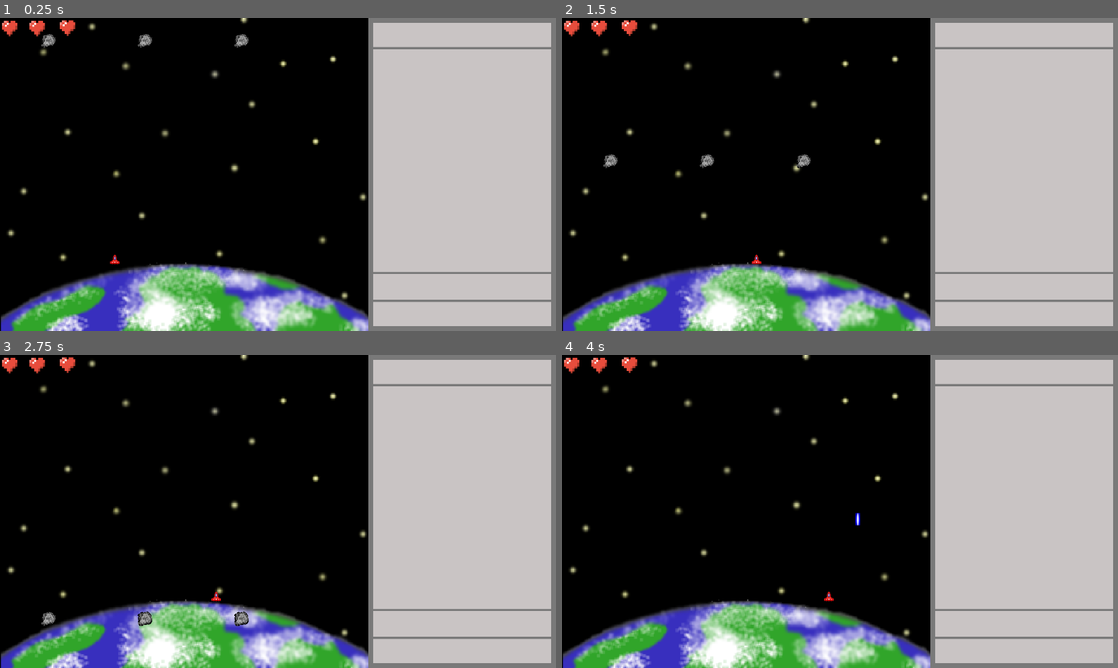
Above: before the commit, frames 1-4 (two rows, left to right).
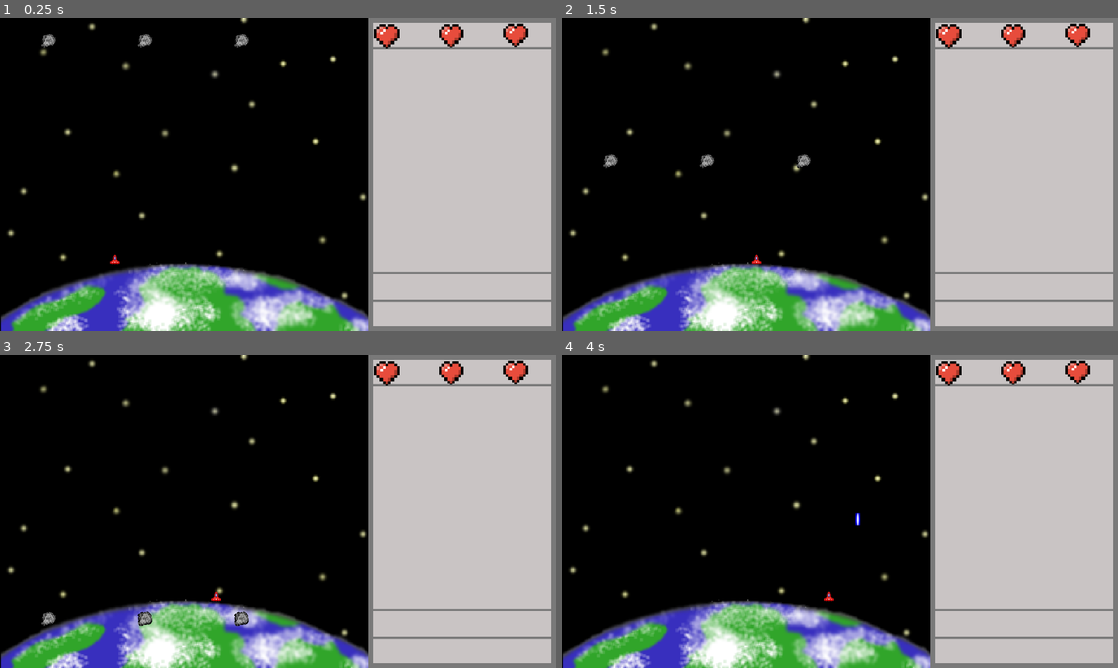
Above: after the commit, the same moments.

Repository: Pchristy03/EAP-Redox
Game: Godot game, scene res://main.tscn
Same seed, same stepped clock (60 frames per second), same inputs: the game is played once before the commit and once after it.
Inputs:
- Up to frame 1 (0.25 s): no input
- Up to frame 2 (1.5 s): tap Enter (ui_accept) at 0.5, 0.77 s; hold Right (ui_right) 0.53-1.28 s; hold Left (ui_left) from 1.28 s (still down)
- Up to frame 3 (2.75 s): tap Enter (ui_accept) at 1.52 s; release Left (ui_left) at 2.03 s; hold Right (ui_right) from 2.03 s (still down)
- Up to frame 4 (4 s): tap Enter (ui_accept) at 3.02, 3.77 s; release Right (ui_right) at 3.53 s; hold Left (ui_left) from 3.53 s (still down)

The runs differ from the first frame. In frame 1, 1.1% of the frame differs, in the area x 0-95%, y 0-10%; in frame 2, 1.1%; in frame 3, 1.1%; in frame 4, 1.1%.

Commit message:
Hearts Moved

Diff:
--- a/hud.tscn
+++ b/hud.tscn
@@ -12,19 +12,22 @@
 texture = ExtResource("1_4mw2c")
 
 [node name="Heart1" type="TextureRect" parent="."]
-offset_right = 40.0
-offset_bottom = 40.0
+offset_left = 775.0
+offset_top = 10.0
+offset_right = 828.0
+offset_bottom = 63.0
 texture = ExtResource("2_no8fw")
 
 [node name="Heart2" type="TextureRect" parent="."]
-offset_left = 57.0
-offset_right = 97.0
-offset_bottom = 40.0
+offset_left = 910.0
+offset_top = 11.0
+offset_right = 960.0
+offset_bottom = 61.0
 texture = ExtResource("2_no8fw")
 
 [node name="Heart3" type="TextureRect" parent="."]
-offset_left = 120.0
-offset_top = -1.0
-offset_right = 160.0
-offset_bottom = 39.0
+offset_left = 1043.0
+offset_top = 9.0
+offset_right = 1094.0
+offset_bottom = 60.0
 texture = ExtResource("2_no8fw")
